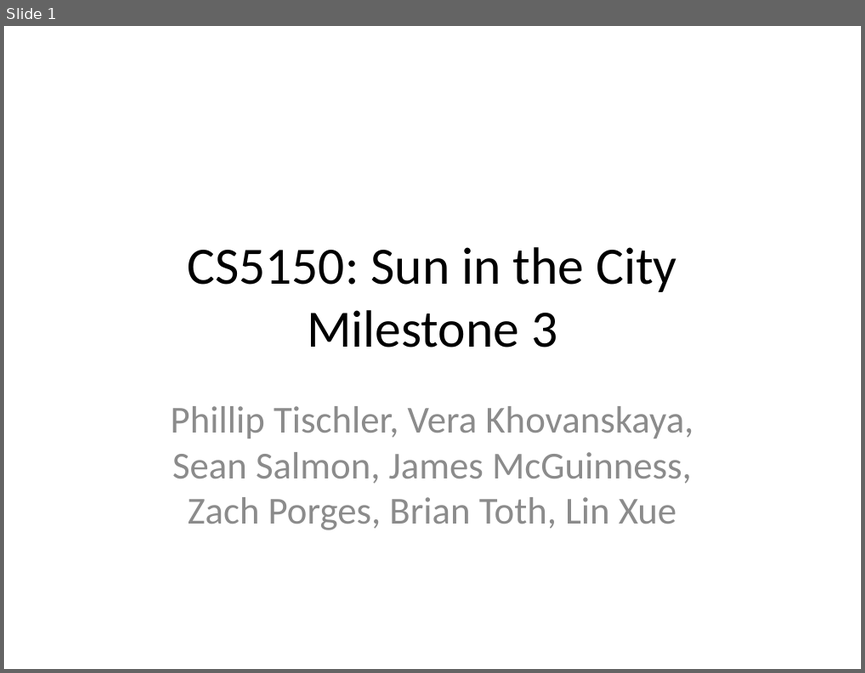
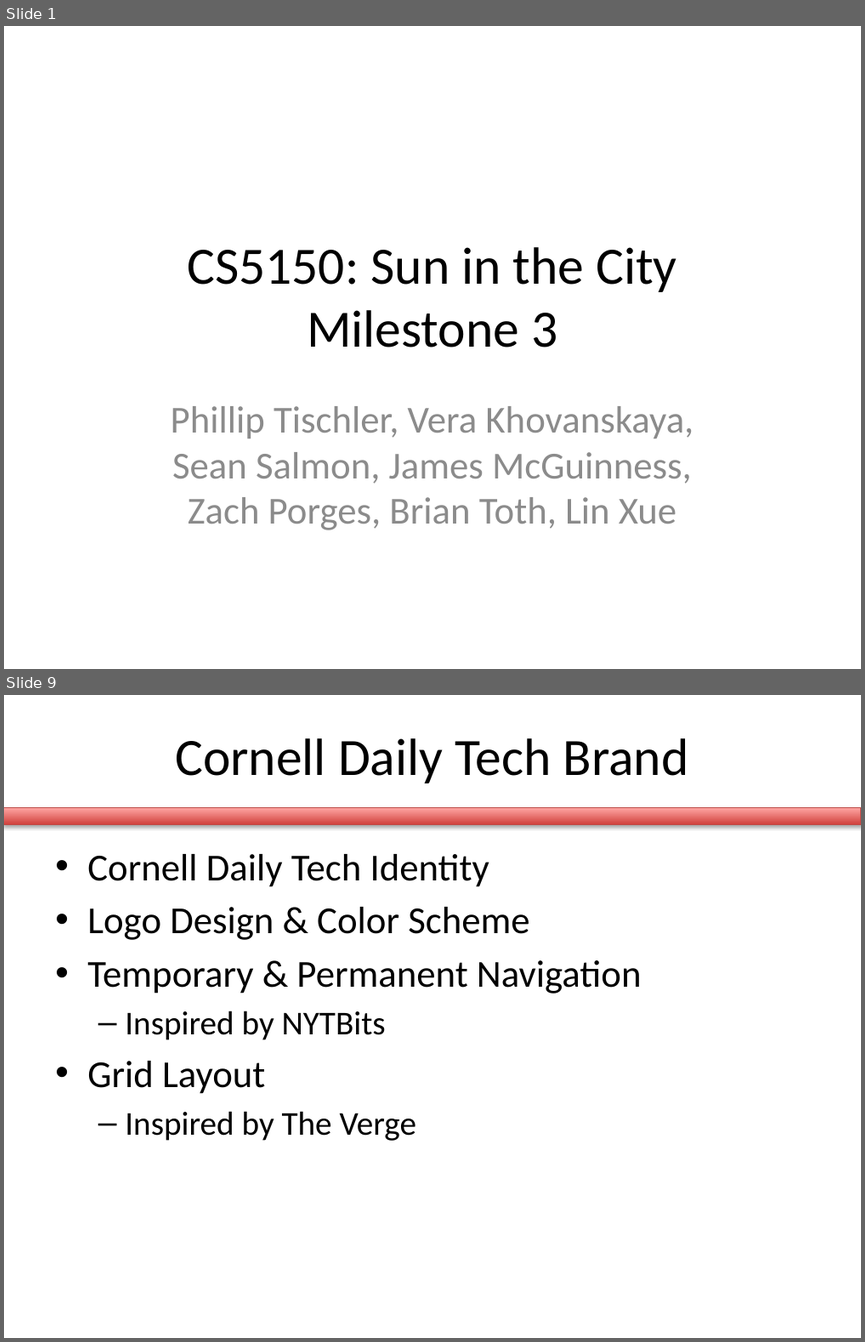
Before and after one commit to briantoth/Sun-in-the-City, a slide deck: se_process/milestone3/milestone3.pptx. Shown one above the other, each under a label of ours: slide 1 before the commit, slides 1 and 9 after it; the slides between them are not shown. The pictures are 865x673 and 865x1342 pixels, drawn with LibreOffice and Linux fonts; fonts in the diff are those of the drawing. Boxes give left, top, right and bottom in pixels: in the first picture for what was removed or moved away, otherwise in the second. Text is boxed around its words. In the diff, an @@ line names an element or a change of style, - is before the commit and + after.

```diff
--- a/se_process/milestone3/milestone3.pptx
+++ b/se_process/milestone3/milestone3.pptx
@@ slide 9 added at (x1=4, y1=695, x2=861, y2=1338), background #FFFFFF @@
@@ title added at (x1=175, y1=738, x2=689, y2=783), 44 pt, text #000000 @@
+Cornell Daily Tech Brand
@@ rectangle added at (x1=4, y1=807, x2=861, y2=824), fill gradient #D1403C to #FFA6A5, outline #BF4C48 0.75 pt @@
@@ text added at (x1=87, y1=854, x2=642, y2=1140), 32 pt, text #000000 @@
+• Cornell Daily Tech Identity
+• Logo Design & Color Scheme
+• Temporary & Permanent Navigation
+  – Inspired by NYTBits
+• Grid Layout
+  – Inspired by The Verge
```
Also in this commit, not shown: 9 slides changed, 25 other slides added, 2 slides removed, 2 other files.
